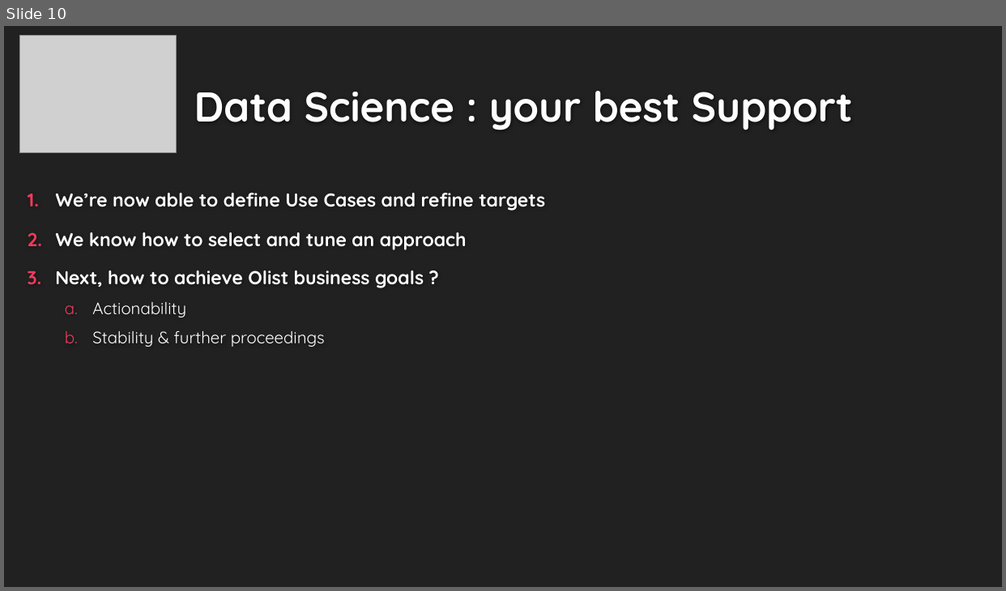
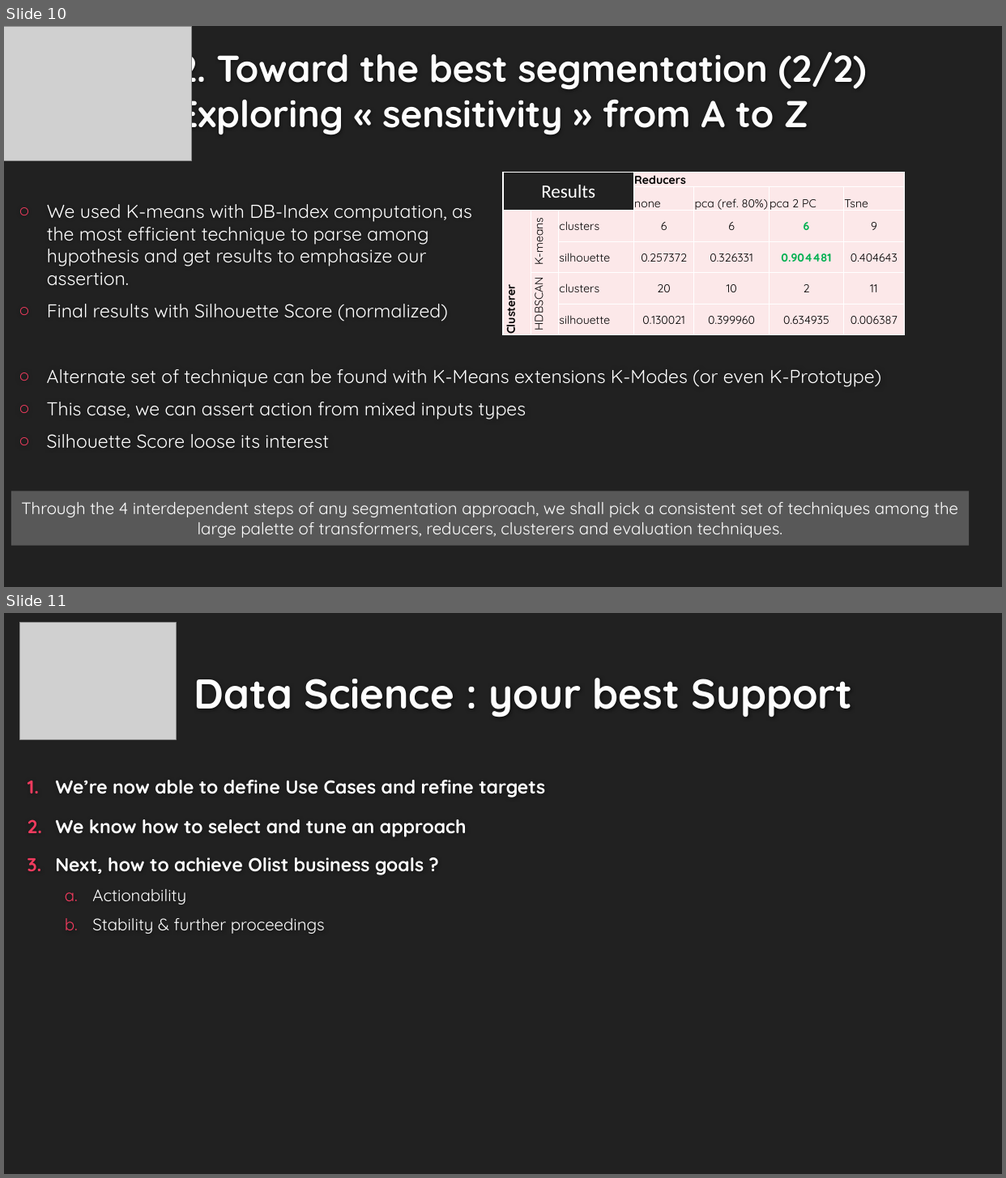
Before and after one commit to EtienneLardeur/P5_CustomerSegmentation, a slide deck: P5Olist_Présentation_initiale.pptx. Shown one above the other, each under a label of ours: slide 10 before the commit, slides 10 and 11 after it. The pictures are 1006x591 and 1006x1178 pixels, drawn with LibreOffice and Linux fonts; fonts in the diff are those of the drawing; grey boxes stand for pictures; background and template pictures are left out. Boxes give left, top, right and bottom in pixels: in the first picture for what was removed or moved away, otherwise in the second. Text is boxed around its words. In the diff, an @@ line names an element or a change of style, - is before the commit and + after.

```diff
--- a/P5Olist_Présentation_initiale.pptx
+++ b/P5Olist_Présentation_initiale.pptx
@@ slide 10 added at box(4, 26, 1002, 587), background #212121 @@
@@ picture added at box(4, 26, 191, 160) @@
@@ title added at box(177, 43, 867, 138), 36 pt, text #FEFEFE, bold @@
+2. Toward the best segmentation (2/2)
+Exploring « sensitivity » from A to Z
@@ table added at box(503, 172, 905, 339), 6 rows, 7 columns @@
+Results |  |  | Reducers |  |  | 
+ |  |  | none | pca (ref. 80%) | pca 2 PC | Tsne
+Clusterer | K-means | clusters | 6 | 6 | 6 | 9
+ |  | silhouette | 0.257372 | 0.326331 | 0.904481 | 0.404643
+ | HDBSCAN | clusters | 20 | 10 | 2 | 11
+ |  | silhouette | 0.130021 | 0.399960 | 0.634935 | 0.006387
@@ text added at box(47, 204, 472, 449), 18 pt, text #FFFFFF @@
+○ We used K-means with DB-Index computation, as the most efficient technique to parse among hypothesis and get results to emphasize our assertion.
+○ Final results with Silhouette Score (normalized)
@@ text added at box(47, 369, 881, 449), 18 pt, text #FFFFFF @@
+○ Alternate set of technique can be found with K-Means extensions K-Modes (or even K-Prototype)
+○ This case, we can assert action from mixed inputs types
+○ Silhouette Score loose its interest
@@ rectangle added at box(11, 492, 970, 546), fill #585858, 16 pt, text #FFFFFF @@
+Through the 4 interdependent steps of any segmentation approach, we shall pick a consistent set of techniques among the large palette of transformers, reducers, clusterers and evaluation techniques.
@@ what was slide 10 is now slide 11 @@
```
Also in this commit, not shown: 6 slides changed.
